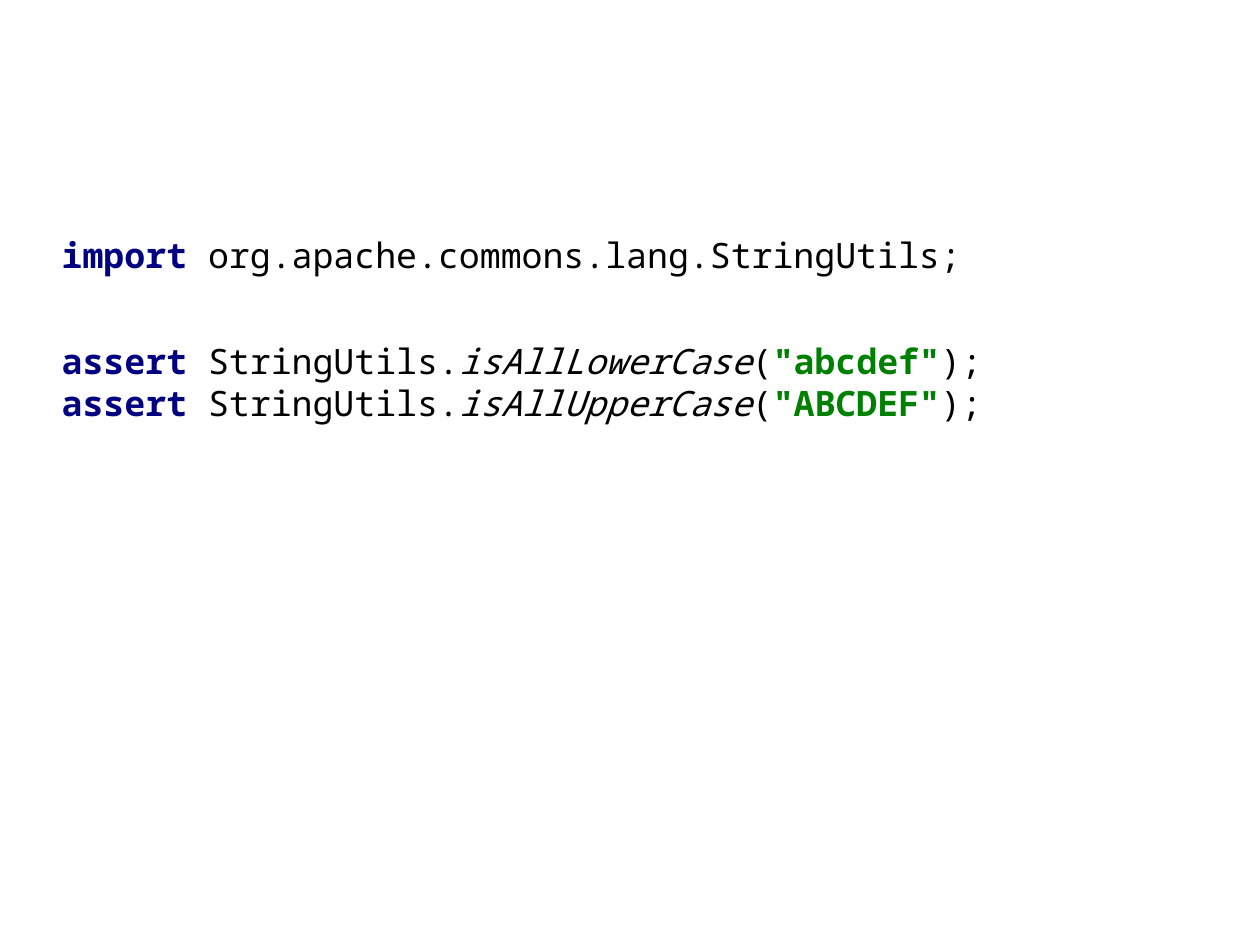
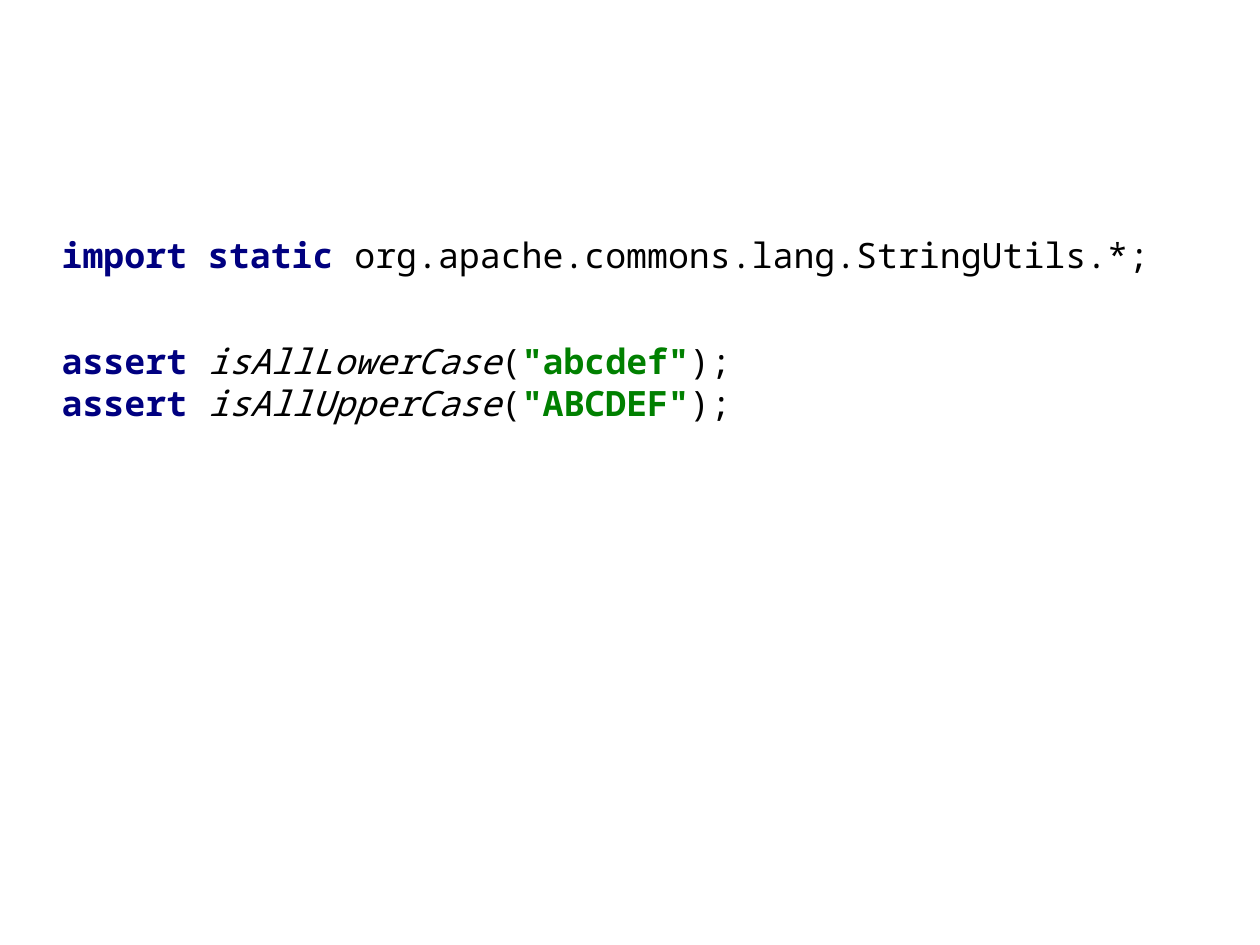
Before and after one commit to HamletDRC/presentations, a slide deck: slide 10 of javaboilerplatebusters/BoilerPlateBusters_33rdDegree.odp (slide 12 before the commit). Drawn at 1260x945 pixels with LibreOffice and Linux fonts; fonts in the diff are those of the drawing; background and template pictures are left out. Boxes give left, top, right and bottom in pixels: in the first picture for what was removed or moved away, otherwise in the second. Text is boxed around its words. In the diff, an @@ line names an element or a change of style, - is before the commit and + after.

```diff
--- a/javaboilerplatebusters/BoilerPlateBusters_33rdDegree.odp
+++ b/javaboilerplatebusters/BoilerPlateBusters_33rdDegree.odp
@@ subtitle at <box>62,241,1149,425</box>: text changed @@
-import org.apache.commons.lang.StringUtils;
-assert StringUtils.isAllLowerCase("abcdef");
-assert StringUtils.isAllUpperCase("ABCDEF");
+import static org.apache.commons.lang.StringUtils.*;
+assert isAllLowerCase("abcdef");
+assert isAllUpperCase("ABCDEF");
```
Also in this commit, not shown: 29 other slides changed, 1 slide added, 2 slides removed.
